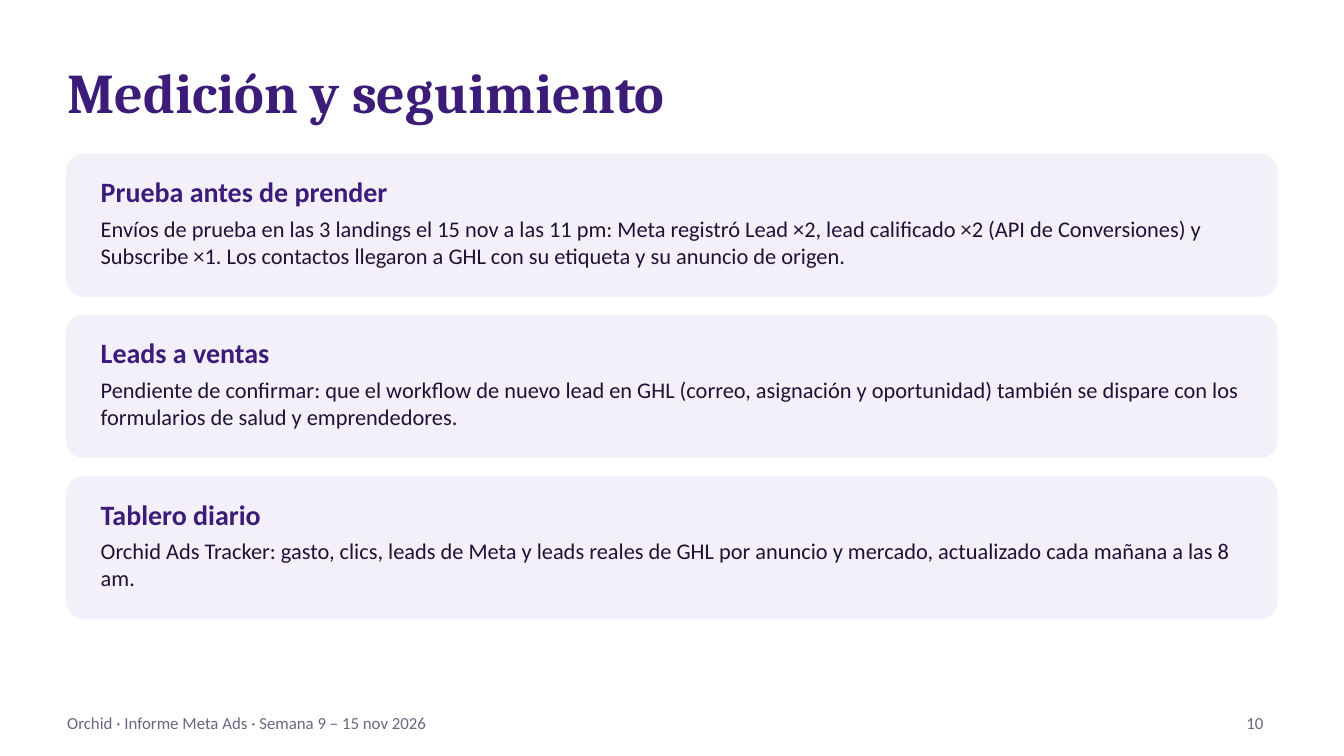
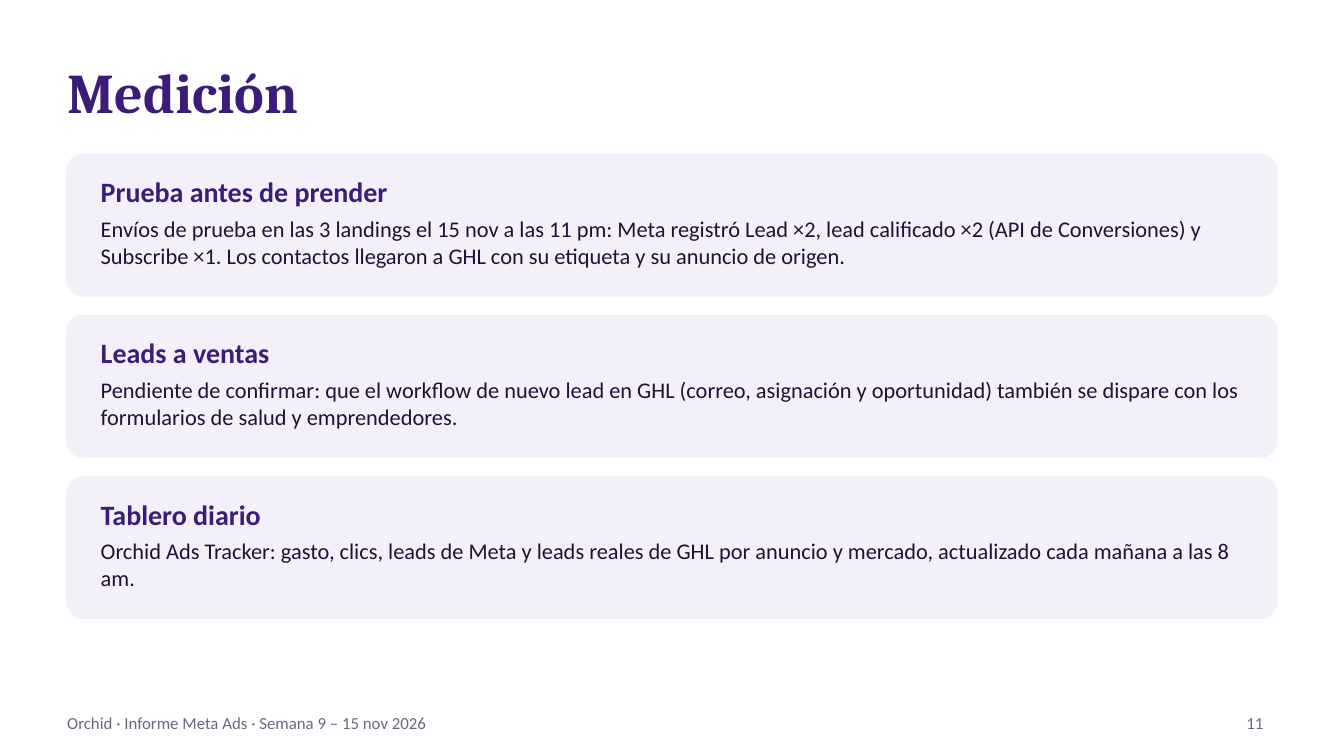
Before and after one commit to manlizard-sys/MetaADS2026, a slide deck: slide 11 of build/reports/informes/Informe_Meta_Ads_Orchid_2026-11-16.pptx (slide 10 before the commit). Drawn at 1344x756 pixels with LibreOffice and Linux fonts; fonts in the diff are those of the drawing. Boxes give left, top, right and bottom in pixels: in the first picture for what was removed or moved away, otherwise in the second. Text is boxed around its words. In the diff, an @@ line names an element or a change of style, - is before the commit and + after.

```diff
--- a/build/reports/informes/Informe_Meta_Ads_Orchid_2026-11-16.pptx
+++ b/build/reports/informes/Informe_Meta_Ads_Orchid_2026-11-16.pptx
@@ title at <box>67,73,298,114</box>: text changed @@
-Medición y seguimiento
+Medición
@@ page number at <box>1246,718,1263,729</box>: text changed @@
-10
+11
```
Also in this commit, not shown: 8 other slides changed, 1 slide added, 3 other files.
